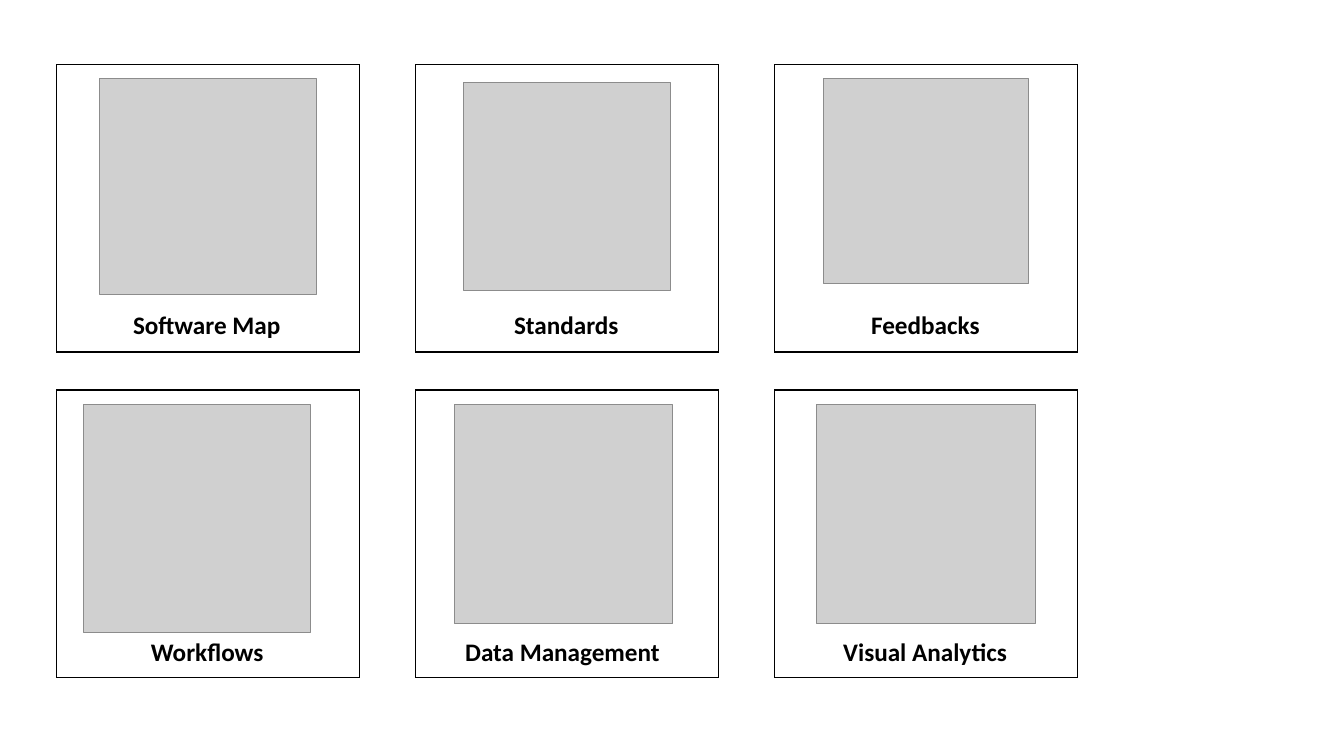
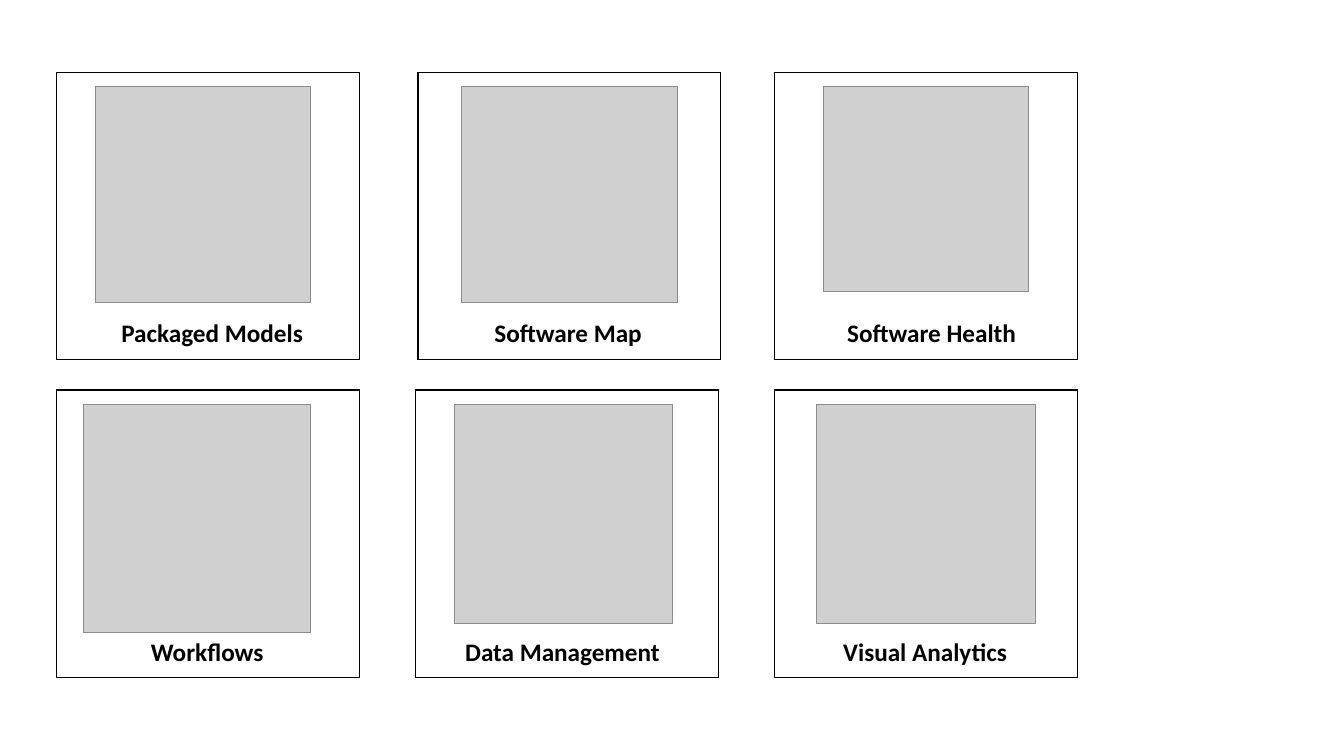
Before and after one commit to JGCRI/gcims_integration, a slide deck: slide 3 of webpage/_site/images/figures.pptx. Drawn at 1344x756 pixels with LibreOffice and Linux fonts; fonts in the diff are those of the drawing; grey boxes stand for pictures. Boxes give left, top, right and bottom in pixels: in the first picture for what was removed or moved away, otherwise in the second. Text is boxed around its words. In the diff, an @@ line names an element or a change of style, - is before the commit and + after.

```diff
--- a/webpage/_site/images/figures.pptx
+++ b/webpage/_site/images/figures.pptx
@@ rectangle moved from (x1=415, y1=65, x2=718, y2=352) to (x1=56, y1=73, x2=359, y2=360) @@
@@ picture added at (x1=95, y1=87, x2=311, y2=302) @@
@@ 1 picture, 1 text, 1 rectangle moved together from (x1=56, y1=65, x2=359, y2=352) to (x1=418, y1=73, x2=721, y2=360) @@
@@ picture removed at (x1=464, y1=83, x2=671, y2=290) @@
@@ rectangle moved from (x1=774, y1=65, x2=1077, y2=352) to (x1=774, y1=73, x2=1077, y2=360) @@
@@ picture moved from (x1=824, y1=79, x2=1029, y2=284) to (x1=824, y1=87, x2=1029, y2=292) @@
@@ text added at (x1=121, y1=324, x2=303, y2=347), 18 pt, text #000000, bold @@
+Packaged Models
@@ text removed at (x1=514, y1=316, x2=618, y2=335) @@
-Standards
@@ text at (x1=847, y1=324, x2=1016, y2=343): text changed @@
-Feedbacks
+Software Health
```
Also in this commit, not shown: 20 other files.
